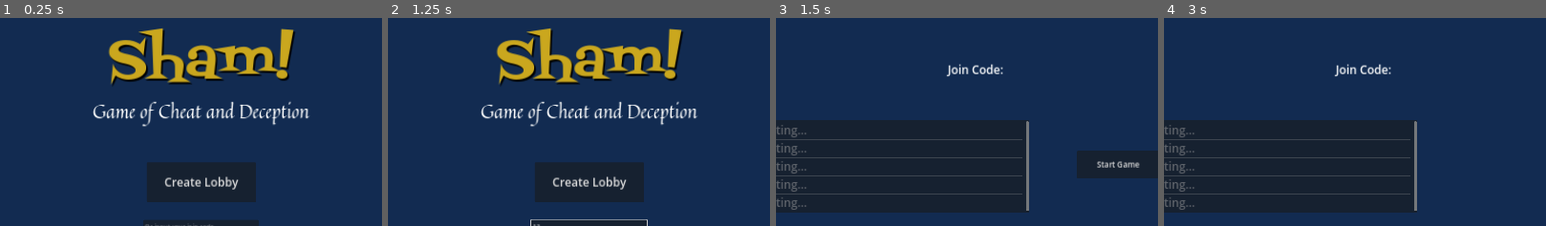
Above: before the commit, frames 1-4 (left to right).
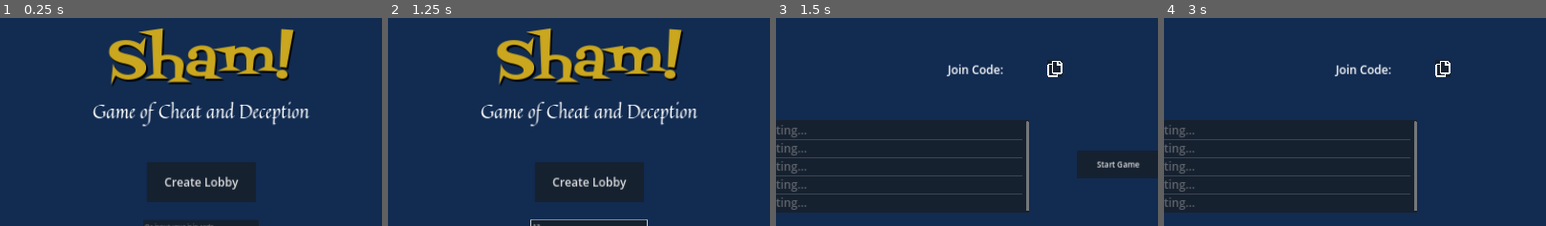
Above: after the commit, the same moments.

Repository: sanujs/cheat-game
Game: Godot game, scene res://main.tscn
Two runs of this game, one before a commit and one after it. Both use one fixed random seed, a clock stepped at 60 frames per second and the inputs below.
Inputs (mouse positions are % of the whole screen's width and height, from its top left):
- Up to frame 1 (0.25 s): no input
- Up to frame 2 (1.25 s): click (50, 50) at 0.52 s; type "12" at 0.6 s
- Up to frame 3 (1.5 s): click "Create Lobby" at 1.25 s
- Up to frame 4 (3 s): click (60, 12) at 2.02 s; click "Start Game" at 2.75 s
The pictures show only the part of the screen within x 24-74%, y 0-50%; the shares and areas given below are measured in that part.

Frames 1-2 are identical in both runs. In frame 3, 0.3% of the frame differs, in the area x 71-75%, y 20-29%; in frame 4, 0.3%.

Commit message:
Button that copies join code to clipboard

Diff:
--- /dev/null
+++ b/client/cheat/assets/copy_icon_white.svg
@@ -0,0 +1,40 @@
+<?xml version="1.0" encoding="UTF-8" standalone="no"?>
+<svg
+   viewBox="0 0 448 512"
+   version="1.1"
+   id="svg1"
+   sodipodi:docname="copy_icon_white.svg"
+   inkscape:version="1.4 (86a8ad7, 2024-10-11)"
+   xmlns:inkscape="http://www.inkscape.org/namespaces/inkscape"
+   xmlns:sodipodi="http://sodipodi.sourceforge.net/DTD/sodipodi-0.dtd"
+   xmlns="http://www.w3.org/2000/svg"
+   xmlns:svg="http://www.w3.org/2000/svg">
+  <defs
+     id="defs1" />
+  <sodipodi:namedview
+     id="namedview1"
+     pagecolor="#505050"
+     bordercolor="#eeeeee"
+     borderopacity="1"
+     inkscape:showpageshadow="0"
+     inkscape:pageopacity="0"
+     inkscape:pagecheckerboard="0"
+     inkscape:deskcolor="#505050"
+     inkscape:zoom="1.6347656"
+     inkscape:cx="223.8853"
+     inkscape:cy="256"
+     inkscape:window-width="1920"
+     inkscape:window-height="1017"
+     inkscape:window-x="-8"
+     inkscape:window-y="-8"
+     inkscape:window-maximized="1"
+     inkscape:current-layer="svg1" />
+  <path
+     d="M433.941 65.941l-51.882-51.882A48 48 0 0 0 348.118 0H176c-26.51 0-48 21.49-48 48v48H48c-26.51 0-48 21.49-48 48v320c0 26.51 21.49 48 48 48h224c26.51 0 48-21.49 48-48v-48h80c26.51 0 48-21.49 48-48V99.882a48 48 0 0 0-14.059-33.941zM266 464H54a6 6 0 0 1-6-6V150a6 6 0 0 1 6-6h74v224c0 26.51 21.49 48 48 48h96v42a6 6 0 0 1-6 6zm128-96H182a6 6 0 0 1-6-6V54a6 6 0 0 1 6-6h106v88c0 13.255 10.745 24 24 24h88v202a6 6 0 0 1-6 6zm6-256h-64V48h9.632c1.591 0 3.117.632 4.243 1.757l48.368 48.368a6 6 0 0 1 1.757 4.243V112z"
+     id="path1"
+     style="fill:#ffffff" />
+</svg>
+<!--
+Font Awesome Free 5.2.0 by @fontawesome - https://fontawesome.com
+License - https://fontawesome.com/license (Icons: CC BY 4.0, Fonts: SIL OFL 1.1, Code: MIT License)
+-->
--- a/client/cheat/main.gd
+++ b/client/cheat/main.gd
@@ -212,3 +212,8 @@
 		"type": "pass"
 	}
 	client.send(data)
+
+
+func _on_copy_join_code_pressed() -> void:
+	DisplayServer.clipboard_set(join_key)
+	print("Text copied to clipboard!")
--- a/client/cheat/main.tscn
+++ b/client/cheat/main.tscn
@@ -8,6 +8,7 @@
 [ext_resource type="FontFile" uid="uid://dadpgs85xbvjx" path="res://fonts/Quintessential-Regular.ttf" id="7_y018u"]
 [ext_resource type="FontFile" uid="uid://wtq10ln4vsce" path="res://fonts/FontdinerSwanky-Regular.ttf" id="7_yf6up"]
 [ext_resource type="Theme" uid="uid://d1fhtyedr8xvc" path="res://main_theme.tres" id="8_a3a40"]
+[ext_resource type="Texture2D" uid="uid://bs4i73cdnq0gi" path="res://assets/copy_icon_white.svg" id="8_f6d71"]
 [ext_resource type="PackedScene" uid="uid://n8vfd3ncsak" path="res://scenes/hand.tscn" id="10_0rnff"]
 [ext_resource type="PackedScene" uid="uid://da5eoaiiebcqk" path="res://scenes/pile.tscn" id="11_417f3"]
 
@@ -130,6 +131,14 @@
 grow_horizontal = 2
 theme_override_font_sizes/font_size = 30
 text = "Join Code: "
+
+[node name="CopyJoinCode" type="Button" parent="LobbyUI"]
+offset_left = 1173.0
+offset_top = 110.0
+offset_right = 1629.0
+offset_bottom = 630.0
+scale = Vector2(0.084, 0.084)
+icon = ExtResource("8_f6d71")
 
 [node name="PlayerList" type="ItemList" parent="LobbyUI"]
 offset_left = 408.0
@@ -342,6 +351,7 @@
 [connection signal="pressed" from="LandingPage/NewGame" to="." method="_on_new_game_pressed"]
 [connection signal="text_submitted" from="LandingPage/JoinGame" to="." method="_on_join_game_text_submitted"]
 [connection signal="pressed" from="LobbyUI/StartGame" to="." method="_on_start_game_pressed"]
+[connection signal="pressed" from="LobbyUI/CopyJoinCode" to="." method="_on_copy_join_code_pressed"]
 [connection signal="pressed" from="PlayUI/PlayCards" to="." method="_on_play_cards_pressed"]
 [connection signal="pressed" from="PlayUI/Pass" to="." method="_on_pass_pressed"]
 [connection signal="pressed" from="PlayUI/CallCheat" to="." method="_on_call_cheat_pressed"]
Not shown, added: client/cheat/assets/copy_icon_white.svg.import
Not shown: 1 places in client/cheat/main.tscn that only renumber resources
